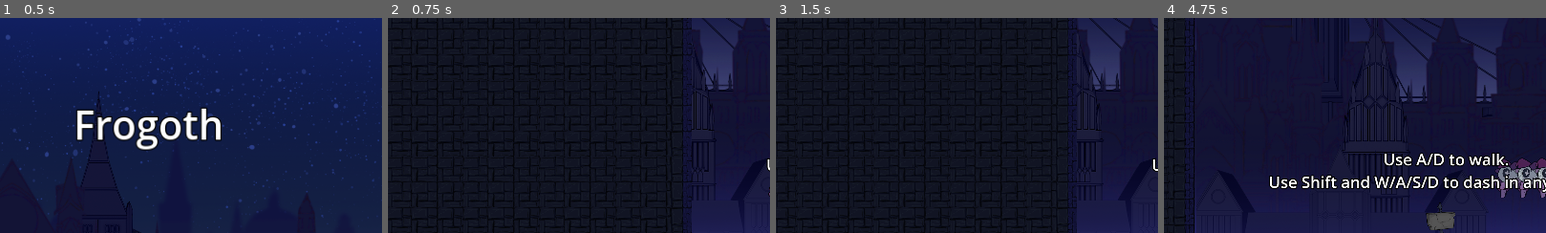
Above: before the commit, frames 1-4 (left to right).
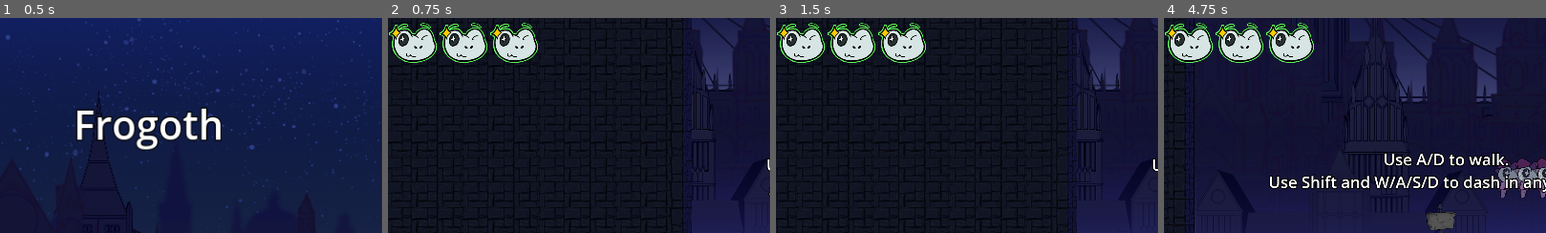
Above: after the commit, the same moments.

Repository: DerBrotDoktor/Frogoth
Game: Godot game, scene res://scenes/main/main.tscn
Same seed, same stepped clock (60 frames per second), same inputs: the game is played once before the commit and once after it.
Inputs:
- Up to frame 1 (0.5 s): no input
- Up to frame 2 (0.75 s): click "Start" at 0.5 s
- Up to frame 3 (1.5 s): hold D (right) from 1.28 s (still down); tap Shift (dash) at 1.35 s
- Up to frame 4 (4.75 s): tap Space (jump) at 1.52, 2.27, 3.77, 4.52 s; tap F (discrad_shape) at 2.1, 3.6 s; release D (right) at 2.78 s; hold A (left) 2.78-3.53 s; tap Shift (dash) at 2.85, 4.35 s; hold D (right) from 3.53 s (still down)
The pictures show only the part of the screen within x 0-50%, y 0-50%; the shares and areas given below are measured in that part.

Frame 1 is identical in both runs. In frame 2, 4.9% of the frame differs, in the area x 0-40%, y 2-21%; in frame 3, 4.9%; in frame 4, 5.1%.

Commit message:
Added: Health UI

Diff:
--- a/scenes/player/player.gd
+++ b/scenes/player/player.gd
@@ -115,6 +115,7 @@
 	is_disabled = true
 
 func reset():
+	$"../Canvas/UserInterface".set_health(max_health)
 	current_health = max_health
 	velocity = Vector2.ZERO
 	can_move = true
@@ -234,7 +235,9 @@
 		$PlayerAnimation.play("hit_player_animation")
 		play_animation("damage")
 		current_health -= damage
+		$"../Canvas/UserInterface".set_health(current_health)
 	else:
+		$"../Canvas/UserInterface".set_health(0)
 		die()
 
 func die():
--- a/scenes/player/user_interface.gd
+++ b/scenes/player/user_interface.gd
@@ -1,4 +1,9 @@
 extends Control
+
+@export var green_heart :Texture2D
+@export var yellow_heart :Texture2D
+@export var red_heart :Texture2D
+@export var gray_heart :Texture2D
 
 var time = 0.0
 var timer_allowed = false
@@ -16,3 +21,24 @@
 	timer_allowed = visible
 	if visible:
 		get_tree().paused = false
+
+func set_health(health):
+	if health >= 3:
+		set_heart($HBoxContainer/Heart0,green_heart)
+		set_heart($HBoxContainer/Heart1,green_heart)
+		set_heart($HBoxContainer/Heart2,green_heart)
+	elif health == 2:
+		set_heart($HBoxContainer/Heart0,yellow_heart)
+		set_heart($HBoxContainer/Heart1,yellow_heart)
+		set_heart($HBoxContainer/Heart2,gray_heart)
+	elif health == 1:
+		set_heart($HBoxContainer/Heart0,red_heart)
+		set_heart($HBoxContainer/Heart1,gray_heart)
+		set_heart($HBoxContainer/Heart2,gray_heart)
+	else:
+		set_heart($HBoxContainer/Heart0,gray_heart)
+		set_heart($HBoxContainer/Heart1,gray_heart)
+		set_heart($HBoxContainer/Heart2,gray_heart)
+
+func set_heart(heart, image):
+	heart.texture = image
--- a/scenes/player/user_interface.tscn
+++ b/scenes/player/user_interface.tscn
@@ -1,6 +1,10 @@
-[gd_scene load_steps=3 format=3 uid="uid://bjr4d282863jf"]
+[gd_scene load_steps=7 format=3 uid="uid://bjr4d282863jf"]
 
 [ext_resource type="Script" path="res://scenes/player/user_interface.gd" id="1_2e1s1"]
+[ext_resource type="Texture2D" uid="uid://1gk3b4bcq2wi" path="res://assets/ui/health/green_heart.png" id="2_0d7dp"]
+[ext_resource type="Texture2D" uid="uid://cb5afw5njwwns" path="res://assets/ui/health/yellow_heart.png" id="3_abtrg"]
+[ext_resource type="Texture2D" uid="uid://co5ujfifbx7qj" path="res://assets/ui/health/red_heart.png" id="4_2smar"]
+[ext_resource type="Texture2D" uid="uid://b60u4mv3s6v8j" path="res://assets/ui/health/gray_heart.png" id="5_3eudh"]
 
 [sub_resource type="Theme" id="Theme_2u5c8"]
 default_font_size = 40
@@ -14,6 +18,10 @@
 grow_vertical = 2
 theme = SubResource("Theme_2u5c8")
 script = ExtResource("1_2e1s1")
+green_heart = ExtResource("2_0d7dp")
+yellow_heart = ExtResource("3_abtrg")
+red_heart = ExtResource("4_2smar")
+gray_heart = ExtResource("5_3eudh")
 
 [node name="TimeText" type="Label" parent="."]
 layout_mode = 1
@@ -27,3 +35,22 @@
 grow_horizontal = 0
 text = "0000"
 horizontal_alignment = 1
+
+[node name="HBoxContainer" type="HBoxContainer" parent="."]
+layout_mode = 0
+offset_right = 758.0
+offset_bottom = 250.0
+scale = Vector2(0.3, 0.3)
+
+[node name="Heart0" type="TextureRect" parent="HBoxContainer"]
+layout_mode = 2
+texture = ExtResource("5_3eudh")
+
+[node name="Heart1" type="TextureRect" parent="HBoxContainer"]
+layout_mode = 2
+size_flags_vertical = 4
+texture = ExtResource("5_3eudh")
+
+[node name="Heart2" type="TextureRect" parent="HBoxContainer"]
+layout_mode = 2
+texture = ExtResource("5_3eudh")
Binary file added: assets/ui/health/gray_heart.png
Not shown, added: assets/ui/health/gray_heart.png.import
Binary file added: assets/ui/health/green_heart.png
Not shown, added: assets/ui/health/green_heart.png.import
Binary file added: assets/ui/health/red_heart.png
Not shown, added: assets/ui/health/red_heart.png.import
Binary file added: assets/ui/health/yellow_heart.png
Not shown, added: assets/ui/health/yellow_heart.png.import
Not shown: 1 places in scenes/main/main.tscn that only renumber resources
